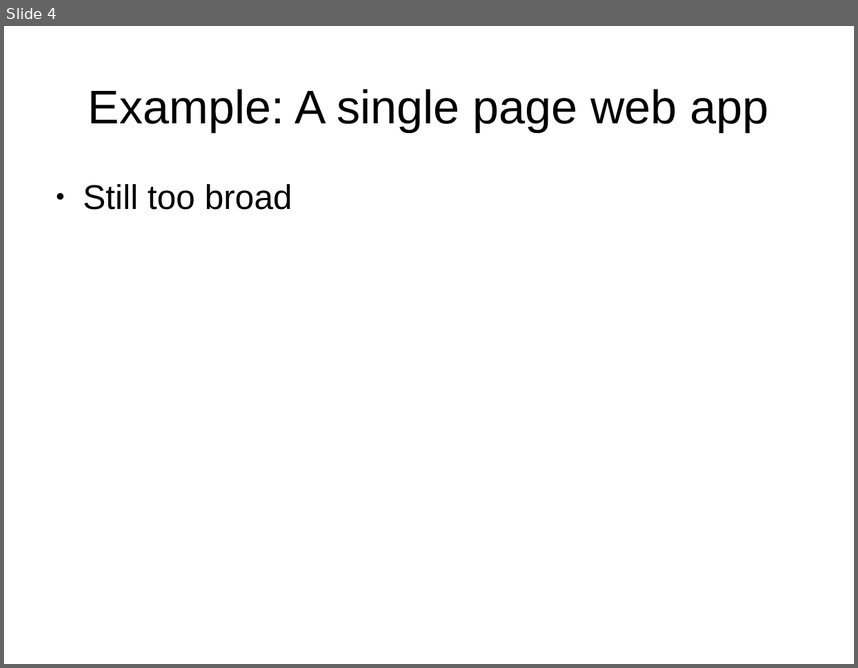
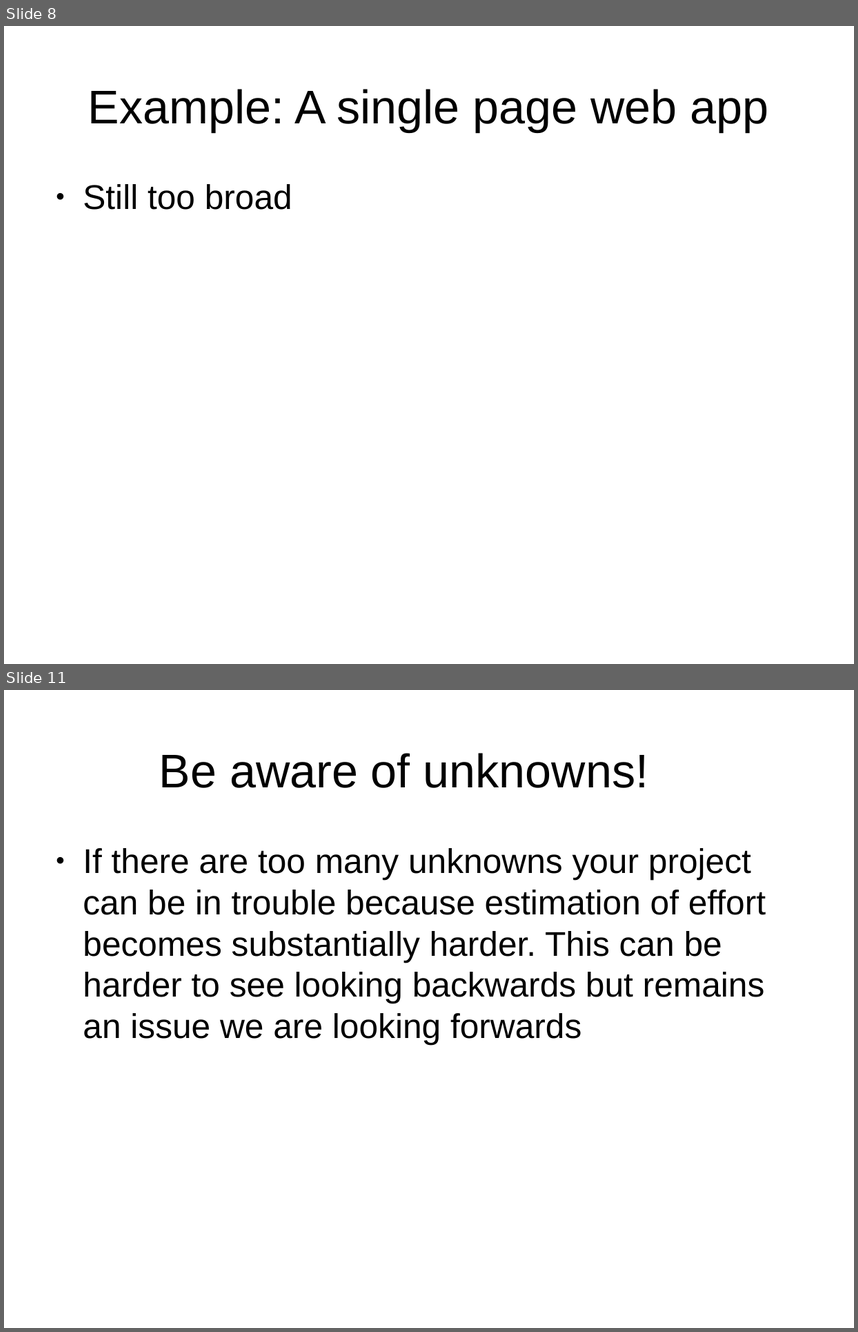
Before and after one commit to shuttle1987/CompCon2016, a slide deck: Slides.odp. Shown one above the other, each under a label of ours: slide 4 before the commit, slides 8 and 11 after it; the slides between them are not shown. The pictures are 858x668 and 858x1332 pixels, drawn with LibreOffice and Linux fonts; fonts in the diff are those of the drawing. Boxes give left, top, right and bottom in pixels: in the first picture for what was removed or moved away, otherwise in the second. Text is boxed around its words. In the diff, an @@ line names an element or a change of style, - is before the commit and + after.

```diff
--- a/Slides.odp
+++ b/Slides.odp
@@ slide 11 added at (4, 690, 854, 1328), background #FFFFFF @@
@@ title added at (159, 753, 648, 788), 44 pt, text #000000 @@
+Be aware of unknowns!
@@ text added at (83, 848, 766, 1044), 32 pt, text #000000 @@
+● If there are too many unknowns your project can be in trouble because estimation of effort becomes substantially harder. This can be harder to see looking backwards but remains an issue we are looking forwards
@@ what was slide 4 is now slide 8 @@
```
Also in this commit, not shown: 3 slides changed, 7 other slides added.
